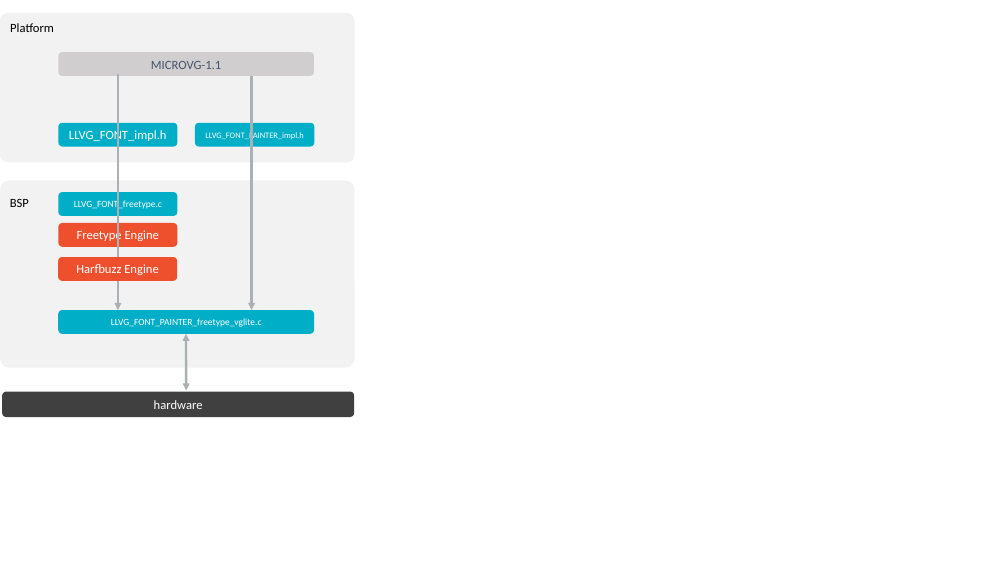
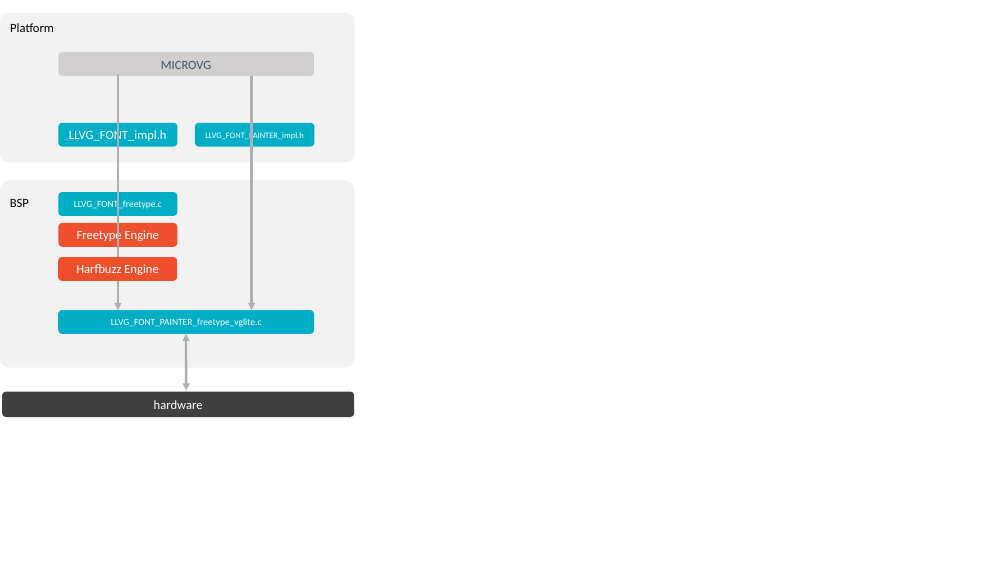
Before and after one commit to MicroEJ/docs, a slide deck: slide 6 of PlatformDeveloperGuide/images/vgLL.pptx. Drawn at 1008x567 pixels with LibreOffice and Linux fonts; fonts in the diff are those of the drawing. Boxes give left, top, right and bottom in pixels: in the first picture for what was removed or moved away, otherwise in the second. Text is boxed around its words. In the diff, an @@ line names an element or a change of style, - is before the commit and + after.

```diff
--- a/PlatformDeveloperGuide/images/vgLL.pptx
+++ b/PlatformDeveloperGuide/images/vgLL.pptx
@@ text in rounded rectangle at [161,61,211,69]: text changed @@
-MICROVG-1.1
+MICROVG
```
Also in this commit, not shown: 5 other slides changed, 14 other files.
